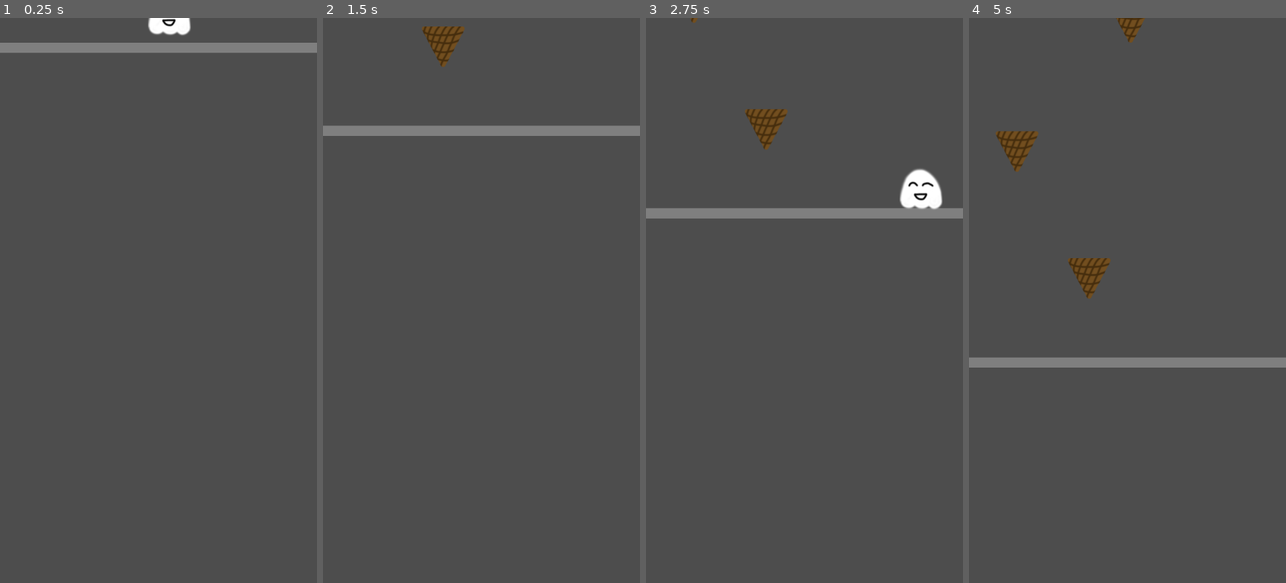
Above: before the commit, frames 1-4 (left to right).
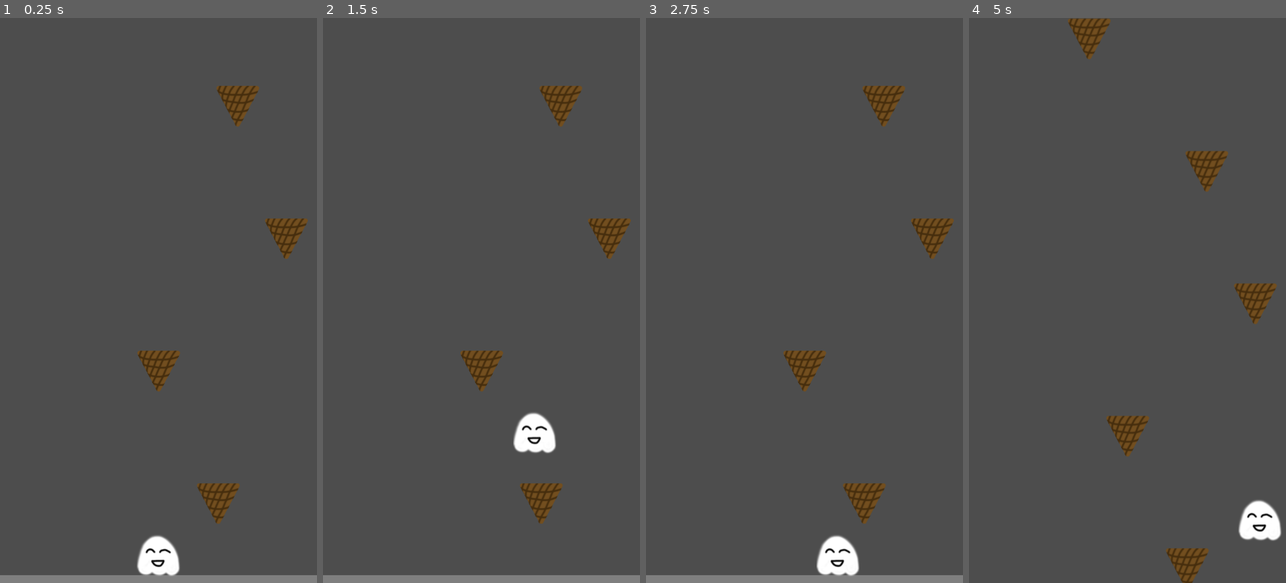
Above: after the commit, the same moments.

Repository: bsu-cs315/E2-hovell
Game: Godot game, scene res://level/level.tscn
Same seed, same stepped clock (60 frames per second), same inputs: the game is played once before the commit and once after it.
Inputs:
- Up to frame 1 (0.25 s): no input
- Up to frame 2 (1.5 s): hold Right (ui_right) from 0.53 s (still down); tap Up (ui_up) at 0.77 s
- Up to frame 3 (2.75 s): tap Up (ui_up) at 1.52 s; release Right (ui_right) at 2.03 s; hold Left (ui_left) from 2.03 s (still down)
- Up to frame 4 (5 s): release Left (ui_left) at 2.78 s; hold Right (ui_right) 2.78-4.28 s; tap Up (ui_up) at 3.02, 3.77, 4.52 s; hold Left (ui_left) from 4.28 s (still down)

The runs differ from the first frame. In frame 1, 6.5% of the frame differs, in the area x 0-100%, y 0-100%; in frame 2, 6.8%; in frame 3, 7.5%; in frame 4, 6.6%.

Commit message:
Add starting cone sequence

Diff:
--- a/project/level/level.gd
+++ b/project/level/level.gd
@@ -9,6 +9,10 @@
 var _spawn_side : int
 var _spawn_side_options : Array = [0.0, 0.0]
 
+var _min_spawn_timer := 1.5
+var _max_spawn_timer := 2.0
+var next_cone_secs : float
+
 @onready var _camera_object : Camera2D = $MainCamera
 @onready var _cone_timer_object : Timer = $ConeSpawnTimer
 @onready var _ice_cream_object : IceCream = $IceCream
@@ -16,7 +20,8 @@
 
 func _ready() -> void:
 	_last_spawn_x = randf_range(50, 650)
-	_spawn_cone()
+	for i in 5:
+		_spawn_cone((i * 300) - 100)
 
 
 func _physics_process(_delta: float) -> void:
@@ -26,14 +31,11 @@
 		game_finished.emit()
 
 
-func _spawn_cone() -> void:
+func _spawn_cone(_ydistance) -> void:
 	var _xmax := 650
 	var _xmin := 50
 	var _boundary_max := 290
 	var _boundary_min := 120
-	var _ydistance := 800
-	var _min_spawn_timer := 1.5
-	var _max_spawn_timer := 2.0
 
 	if _last_spawn_x > 550:
 		_spawn_side = 0
@@ -66,17 +68,29 @@
 			)
 
 
-	_spawn_pos = Vector2(_spawn_side_options[_spawn_side], _camera_object.position.y - _ydistance)
+	_spawn_pos = Vector2(_spawn_side_options[_spawn_side], _ydistance)
 	_last_spawn_x = _spawn_pos.x
 
 	var _spawn : StaticBody2D = _cone_regular.instantiate()
 	add_child(_spawn)
 	_spawn.global_position = _spawn_pos
 
-	var next_cone_secs : float = randf_range(_min_spawn_timer, _max_spawn_timer)
+
+
+
+func _on_cone_spawn_timer_timeout() -> void:
+	_spawn_cone(_camera_object.position.y - 1000)
+
+	next_cone_secs = randf_range(_min_spawn_timer, _max_spawn_timer)
 	_cone_timer_object.wait_time = next_cone_secs
 	_cone_timer_object.start()
 
 
-func _on_cone_spawn_timer_timeout() -> void:
-	_spawn_cone()
+func _on_start_timer_timeout() -> void:
+	_spawn_cone(_camera_object.position.y - 1000)
+
+	next_cone_secs = randf_range(_min_spawn_timer, _max_spawn_timer)
+	_cone_timer_object.wait_time = next_cone_secs
+	_cone_timer_object.start()
+
+	_camera_object.can_move = true
--- a/project/level/level.tscn
+++ b/project/level/level.tscn
@@ -7,6 +7,25 @@
 
 [node name="Level" type="Node2D"]
 script = ExtResource("1_eo0e1")
+
+[node name="IceCream" parent="." instance=ExtResource("1_cmtxw")]
+z_index = 5
+position = Vector2(359, 1202)
+
+[node name="Floor" parent="." instance=ExtResource("2_eogk2")]
+position = Vector2(2, 1272)
+
+[node name="MainCamera" type="Camera2D" parent="."]
+position = Vector2(360, 640)
+script = ExtResource("4_q8g7h")
+
+[node name="StartTimer" type="Timer" parent="."]
+wait_time = 4.0
+one_shot = true
+autostart = true
+
+[node name="ConeSpawnTimer" type="Timer" parent="."]
+wait_time = 10.0
 
 [node name="Lose" type="Label" parent="."]
 visible = false
@@ -23,26 +42,13 @@
 offset_bottom = 34.5
 grow_horizontal = 2
 grow_vertical = 2
+pivot_offset = Vector2(110, 34.5)
 size_flags_vertical = 1
 theme_override_font_sizes/font_size = 50
 text = "You Lost!"
 horizontal_alignment = 1
 vertical_alignment = 1
 
-[node name="IceCream" parent="." instance=ExtResource("1_cmtxw")]
-z_index = 5
-position = Vector2(384, -73)
-
-[node name="Floor" parent="." instance=ExtResource("2_eogk2")]
-position = Vector2(4, 29)
-
-[node name="MainCamera" type="Camera2D" parent="."]
-position = Vector2(360, 640)
-script = ExtResource("4_q8g7h")
-
-[node name="ConeSpawnTimer" type="Timer" parent="."]
-wait_time = 10.0
-autostart = true
-
 [connection signal="game_finished" from="." to="MainCamera" method="_on_level_game_finished"]
+[connection signal="timeout" from="StartTimer" to="." method="_on_start_timer_timeout"]
 [connection signal="timeout" from="ConeSpawnTimer" to="." method="_on_cone_spawn_timer_timeout"]
--- a/project/level/main_camera.gd
+++ b/project/level/main_camera.gd
@@ -1,13 +1,13 @@
 extends Camera2D
 
 var _speed : int = 150
-var _can_move : bool = true
+var can_move : bool = false
 
 func _process(delta: float) -> void:
-	if _can_move:
+	if can_move:
 		var new_position := Vector2(0, (_speed * delta) * -1)
 		position += new_position
 
 
 func _on_level_game_finished() -> void:
-	_can_move = false
+	can_move = false
